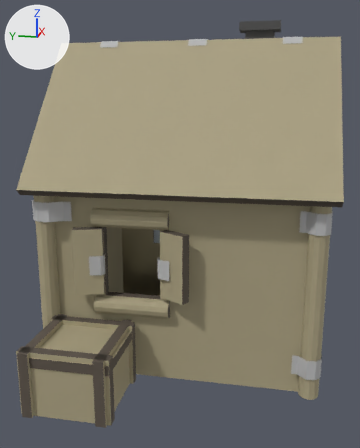
A saved change to the FBX model Assets/Visual/Model/Buildings/Refinery.fbx.
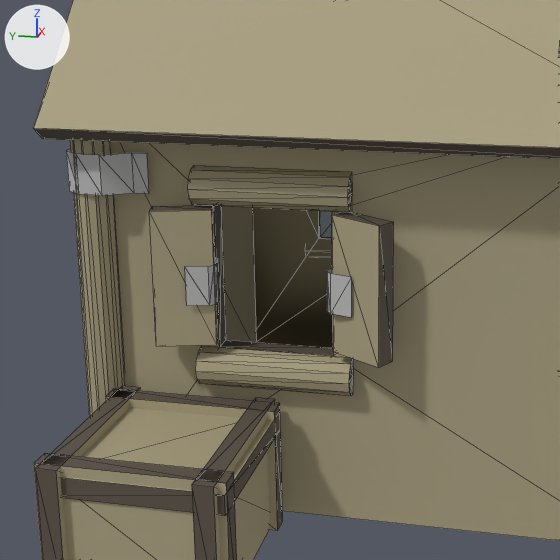
Each version appears first whole from a camera (50 mm lens) standing at (-5.82, -1.01, 1.81) and looking at (-0.45, 0.07, 0.46), and next in a close-up on the part from 0% to 75% of the width and 29% to 89% of the height. Arrows for +X, +Y and +Z are at upper left; the lights stay in place. The close-ups show mesh edges as thin lines. Where no turn or scale is listed for an object, it has been applied to the vertices. Vertices at the same position are counted once.

Names of what the first close-up shows: 'Refinery_Model'.
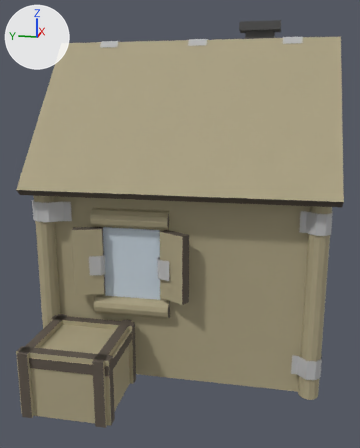
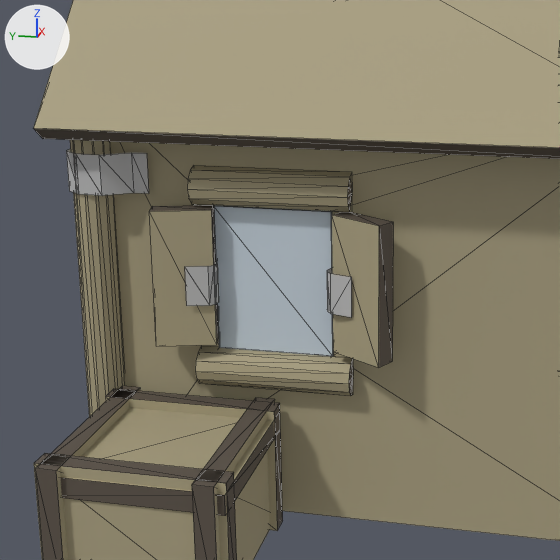
Pixel boxes [x1, y1, x2, y2] of what changed, in the close-ups (560 x 560 px):
part 1 of me_mesh, added: after [214, 205, 333, 356]

Edits to the bpy script that builds the scene:
```text
Change me_mesh:
    where me_mesh.from_pydata(...)  # 648 vertices, 950 faces; spans x -1.68..1.68, y -1.55..1.56, z -1.93..1.93
    used by ob_refinery_model
    me_mesh part 1: a new loose piece, a box spanning x -0.741..-0.681, y 0.166..0.766, z -1.025..-0.276, in mat_window (light grey #c7d4de)
```
